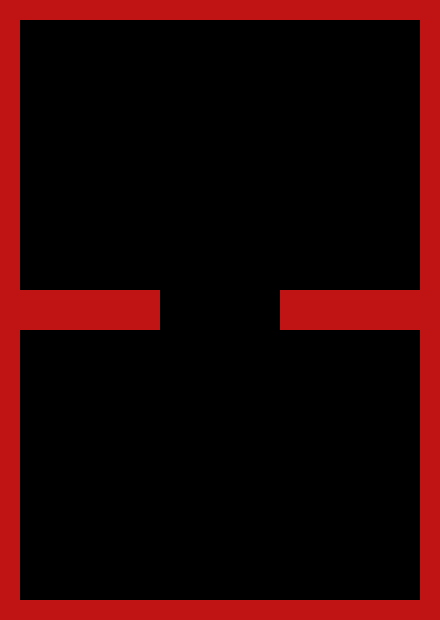
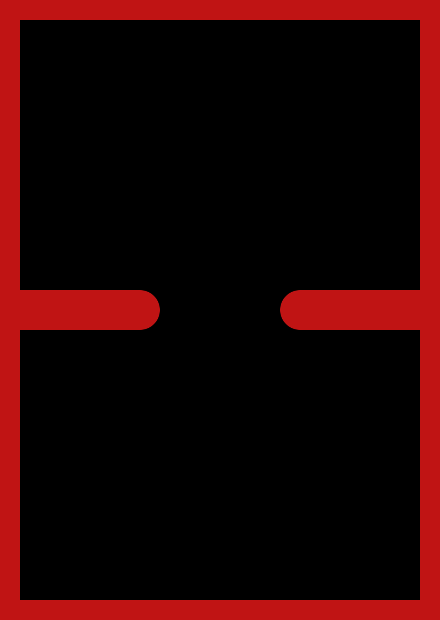
Layer changes from the first 440×620 image to the second:
painted on "Borders" over [140, 290, 300, 330]
